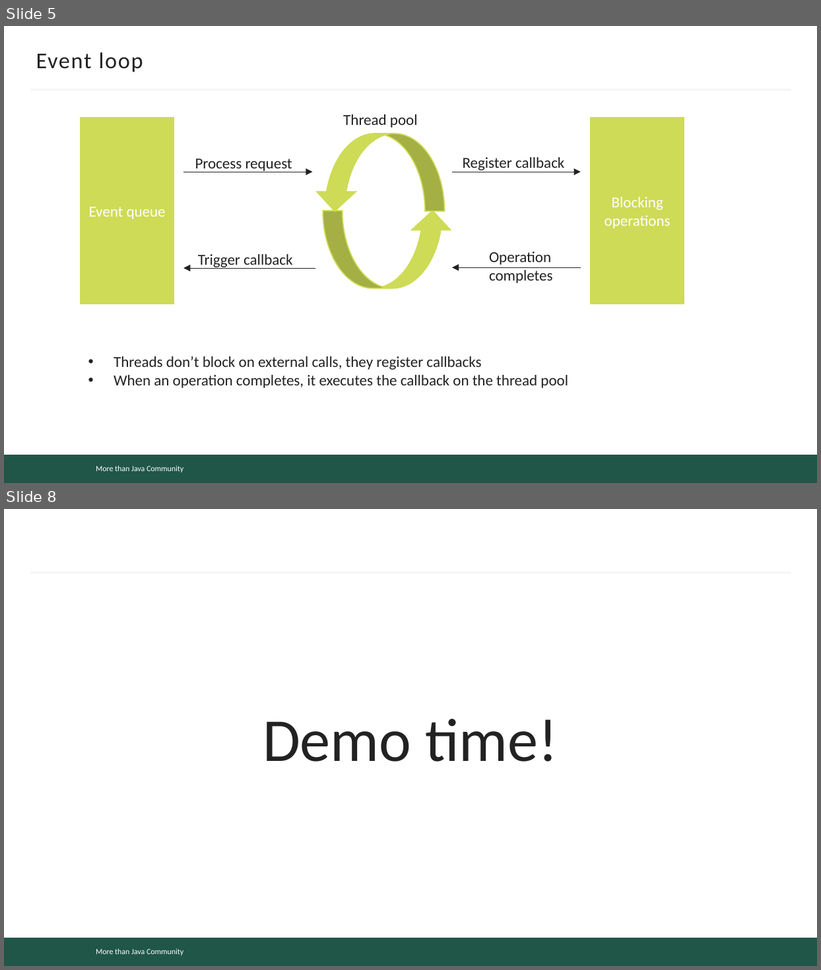
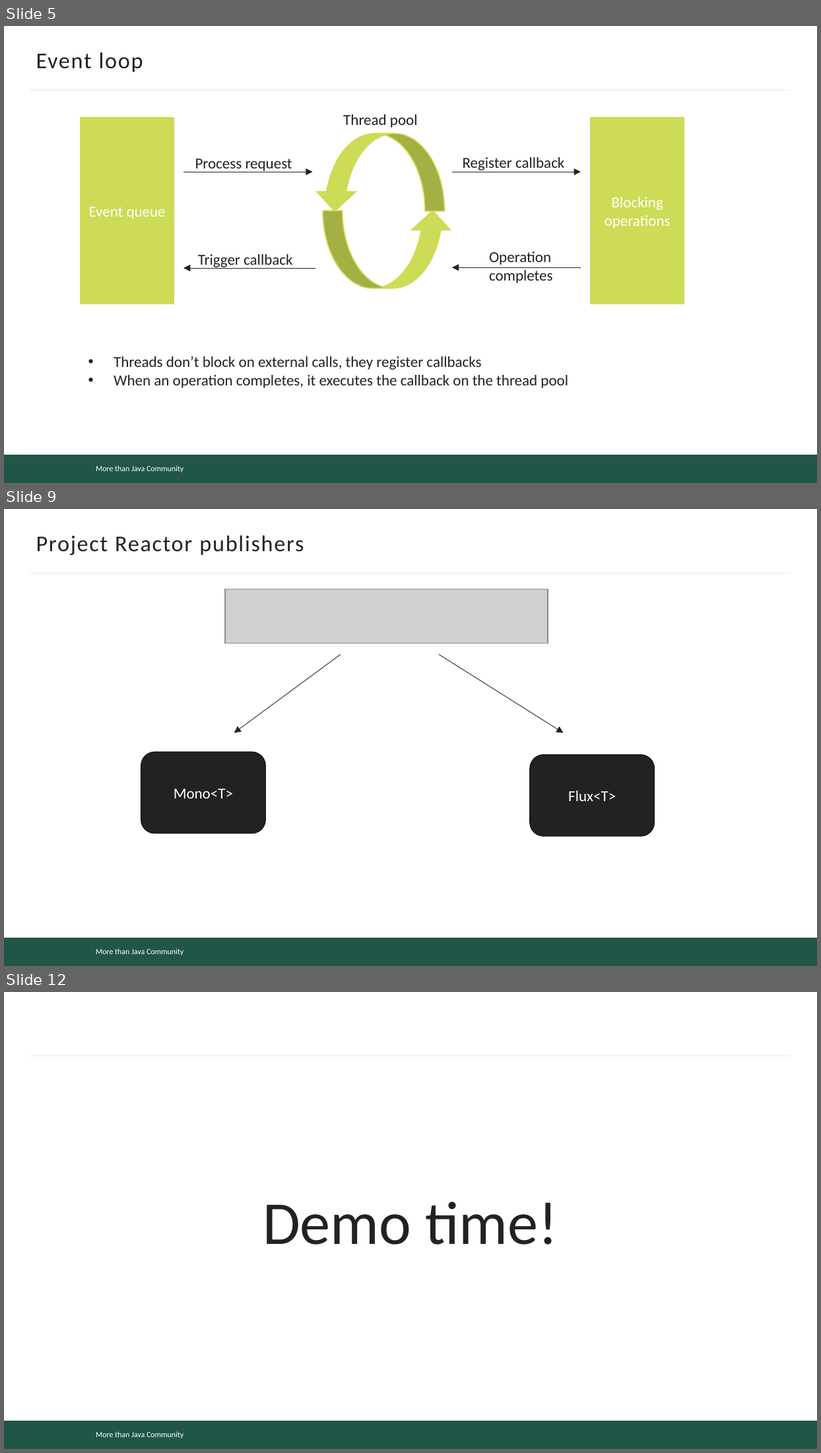
Before and after one commit to mjc-school/mentors-handsbook, a slide deck: light-talks/reactive/reactive.pptx. Shown one above the other, each under a label of ours: slides 5 and 8 before the commit, slides 5, 9 and 12 after it; the slides between them are not shown. The pictures are 821x970 and 821x1453 pixels, drawn with LibreOffice and Linux fonts; fonts in the diff are those of the drawing; grey boxes stand for pictures; background and template pictures are left out. Boxes give left, top, right and bottom in pixels: in the first picture for what was removed or moved away, otherwise in the second. Text is boxed around its words. In the diff, an @@ line names an element or a change of style, - is before the commit and + after.

```diff
--- a/light-talks/reactive/reactive.pptx
+++ b/light-talks/reactive/reactive.pptx
@@ slide 9 added at <box>4,509,817,966</box>, background #FFFFFF; not listed: 3 template elements that a slide beside it also shows @@
@@ title added at <box>36,535,304,555</box>, 20 pt, text #222222 @@
+Project Reactor publishers
@@ picture added at <box>225,590,548,644</box> @@
@@ arrow added from (341, 655) to (234, 733), #222222 0.5 pt @@
@@ arrow added from (439, 655) to (564, 733), #222222 0.5 pt @@
@@ rounded rectangle added at <box>141,752,266,834</box>, fill #222222, outline #191919 1 pt, 13.5 pt, text #FFFFFF @@
+Mono<T>
@@ rounded rectangle added at <box>530,755,655,836</box>, fill #222222, outline #191919 1 pt, 13.5 pt, text #FFFFFF @@
+Flux<T>
@@ what was slide 8 is now slide 12 @@
```
Also in this commit, not shown: 4 slides changed, 3 other slides added, 1 other file.
